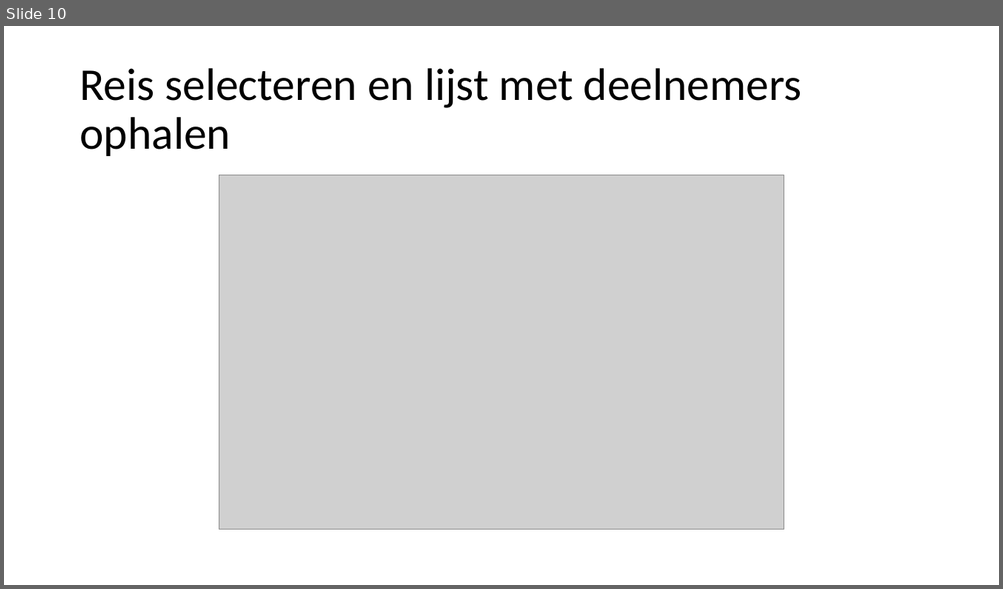
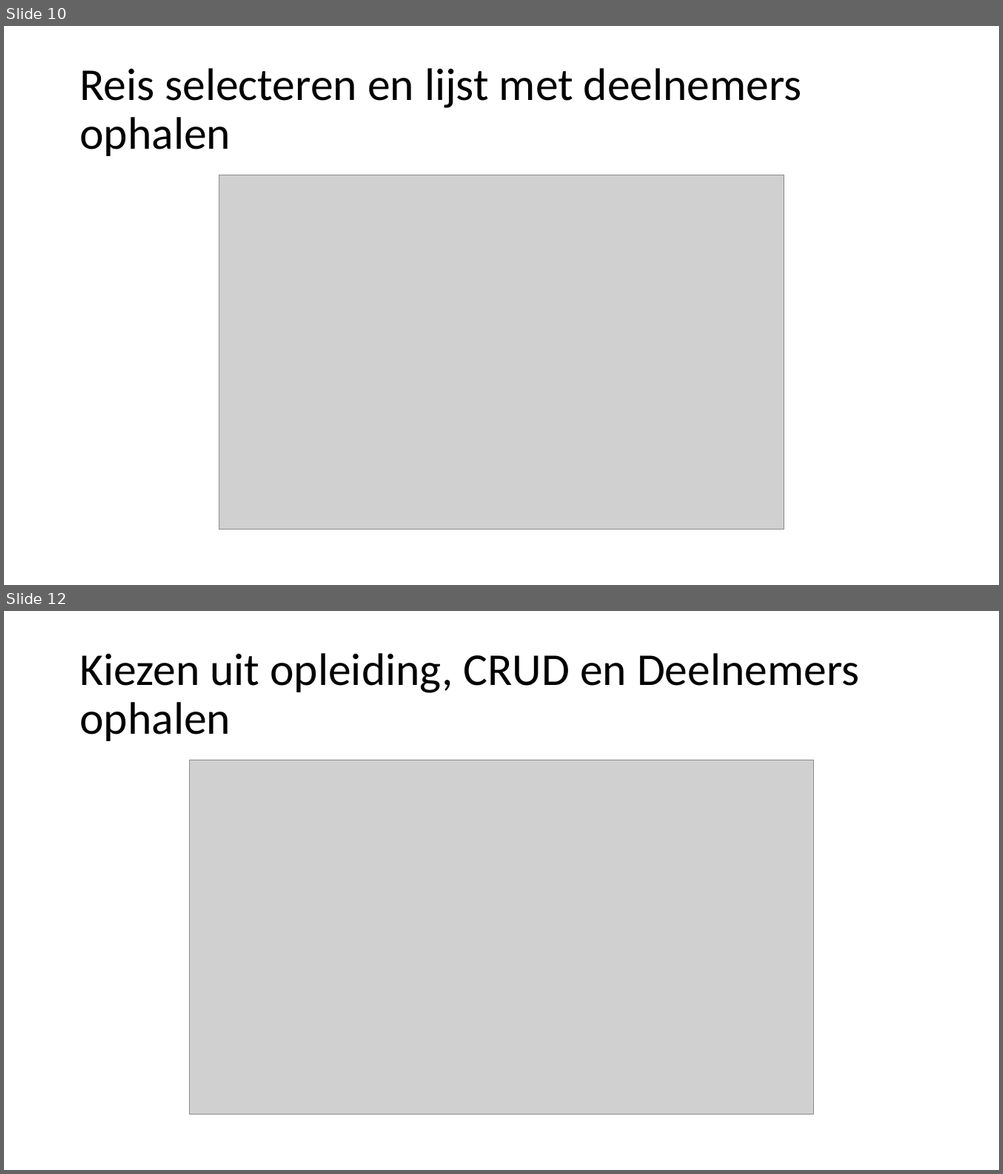
Before and after one commit to Laurens8/Laroni-Travel, a slide deck: RapporteringLaroni/PrototypesLaroniTravel.pptx. Shown one above the other, each under a label of ours: slide 10 before the commit, slides 10 and 12 after it; the slides between them are not shown. The pictures are 1003x589 and 1003x1174 pixels, drawn with LibreOffice and Linux fonts; fonts in the diff are those of the drawing; grey boxes stand for pictures. Boxes give left, top, right and bottom in pixels: in the first picture for what was removed or moved away, otherwise in the second. Text is boxed around its words. In the diff, an @@ line names an element or a change of style, - is before the commit and + after.

```diff
--- a/RapporteringLaroni/PrototypesLaroniTravel.pptx
+++ b/RapporteringLaroni/PrototypesLaroniTravel.pptx
@@ slide 12 added at [4,611,999,1170], background #FFFFFF @@
@@ title added at [79,653,859,741], 44 pt, text #000000 @@
+Kiezen uit opleiding, CRUD en Deelnemers ophalen
@@ picture added at [189,760,814,1116] @@
```
Also in this commit, not shown: 1 other slide added.
